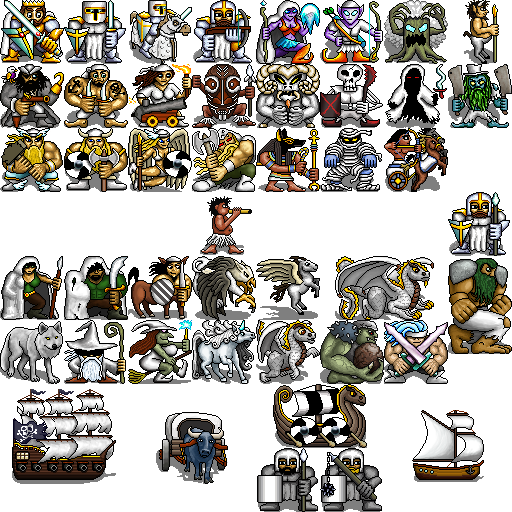
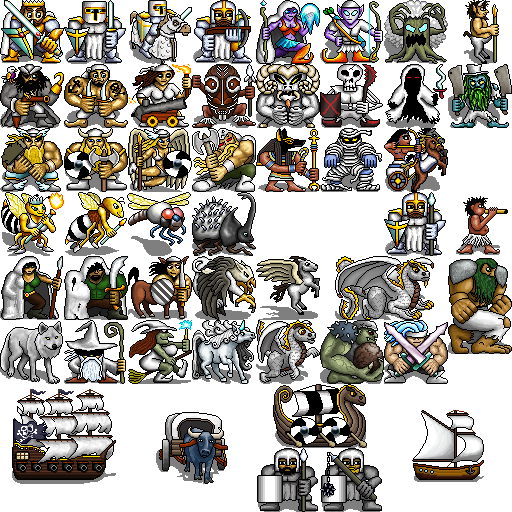
The second 512 × 512 image is a revision of the first. Changes to its layers:
painted on "Colour" over (x1=2, y1=202, x2=491, y2=253)
painted on "Detail" over (x1=1, y1=8, x2=510, y2=476)
painted on "Shadow" over (x1=2, y1=120, x2=503, y2=475)
